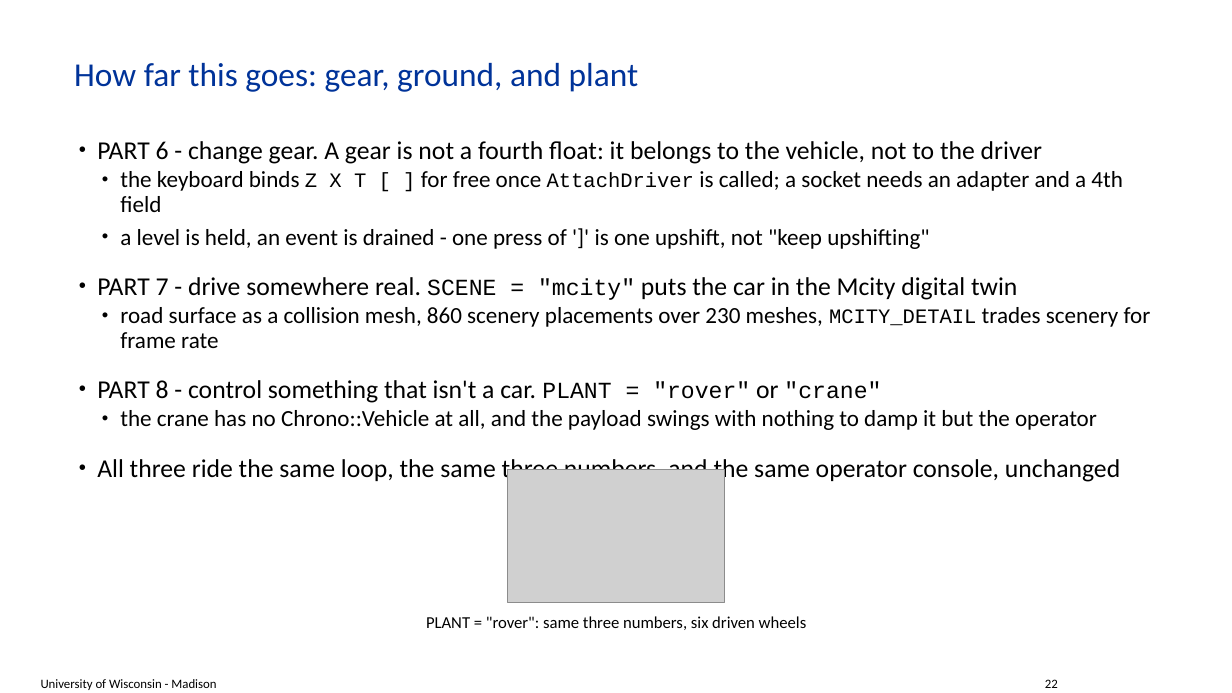
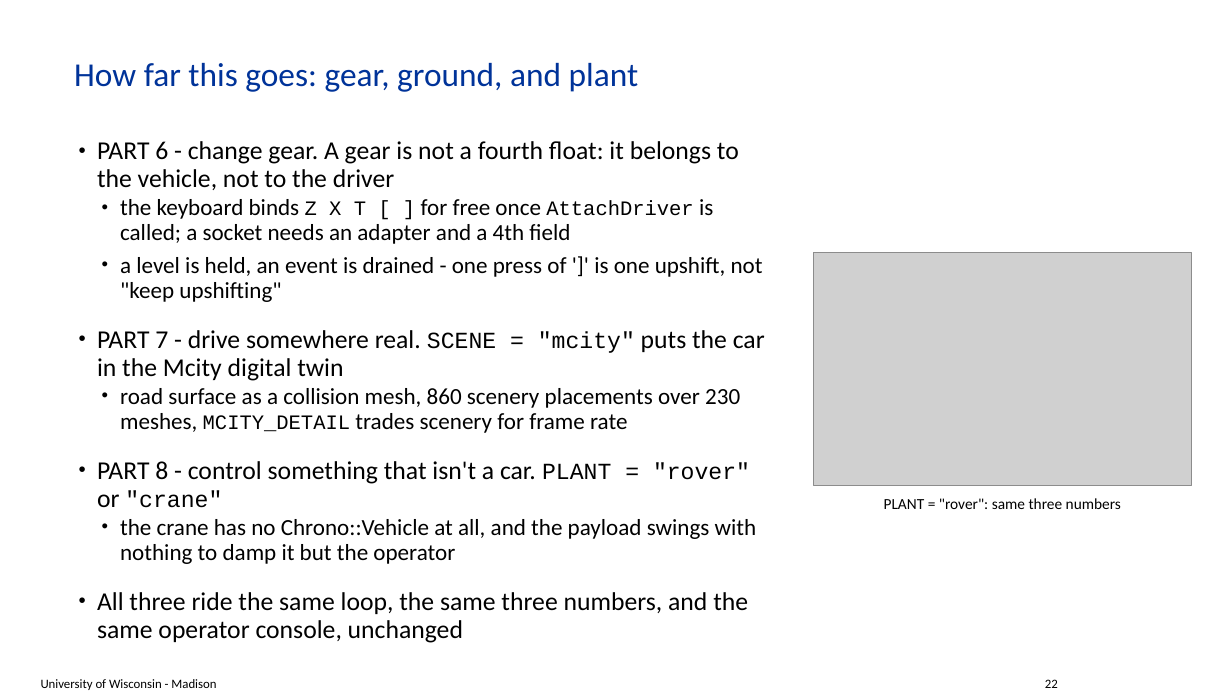
Before and after one commit to ksha23/chrono-hil-tutorial, a slide deck: slide 22 of tutorial_HIL_driver.pptx. Drawn at 1232x693 pixels with LibreOffice and Linux fonts; fonts in the diff are those of the drawing; grey boxes stand for pictures; background and template pictures are left out. Boxes give left, top, right and bottom in pixels: in the first picture for what was removed or moved away, otherwise in the second. Text is boxed around its words. In the diff, an @@ line names an element or a change of style, - is before the commit and + after.

```diff
--- a/tutorial_HIL_driver.pptx
+++ b/tutorial_HIL_driver.pptx
@@ text "PART 6 - change gear. ..." rewrapped from box(97, 141, 1151, 483) to box(97, 141, 765, 643) @@
@@ picture: place and size @@
-picture at box(507, 470, 725, 603)
+picture at box(813, 253, 1192, 486)
@@ text at box(884, 498, 1121, 509): text changed; size 13 to 12 pt @@
-PLANT = "rover": same three numbers, six driven wheels
+PLANT = "rover": same three numbers
```
Also in this commit, not shown: 3 other slides changed, 1 other file.
